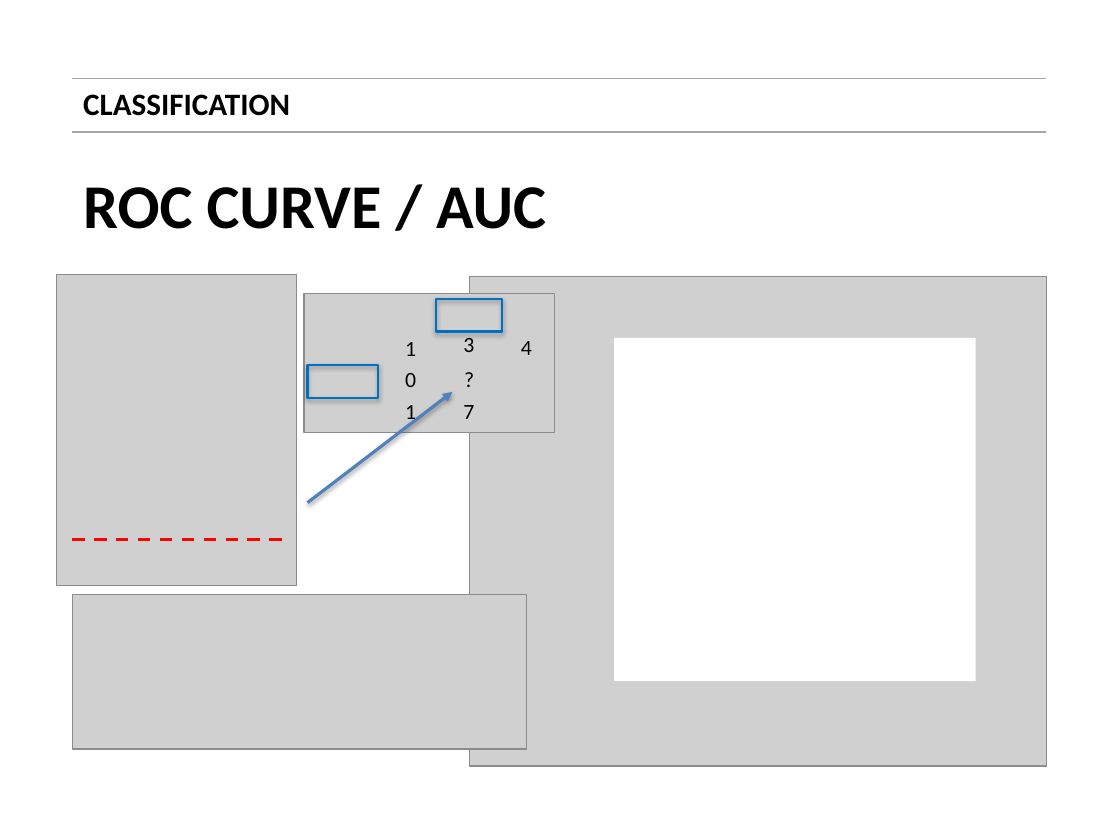
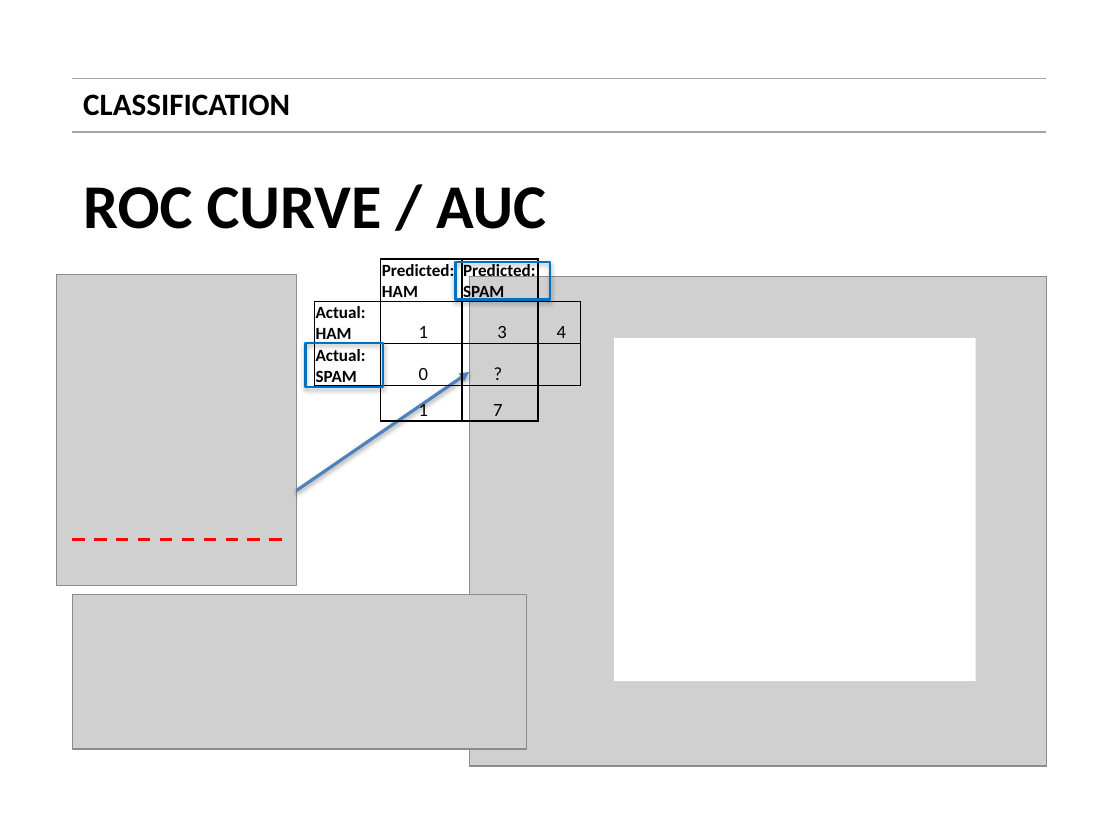
Before and after one commit to vim89/machine-learning-practice, a slide deck: slide 43 of day_3/slides/01_classification.pptx. Drawn at 1120x840 pixels with LibreOffice and Linux fonts; fonts in the diff are those of the drawing; grey boxes stand for pictures. Boxes give left, top, right and bottom in pixels: in the first picture for what was removed or moved away, otherwise in the second. Text is boxed around its words. In the diff, an @@ line names an element or a change of style, - is before the commit and + after.

```diff
--- a/day_3/slides/01_classification.pptx
+++ b/day_3/slides/01_classification.pptx
@@ table added at (x1=315, y1=259, x2=581, y2=425), 4 rows, 4 columns @@
+ | Predicted: HAM | Predicted: SPAM | 
+Actual: HAM | 1 | 3 | 4
+Actual: SPAM | 0 | ? | 
+ | 1 | 7 | 
@@ rectangle resized from (x1=436, y1=299, x2=502, y2=332) to (x1=456, y1=262, x2=550, y2=300) @@
@@ picture removed at (x1=304, y1=293, x2=553, y2=432) @@
@@ rectangle resized from (x1=308, y1=365, x2=379, y2=398) to (x1=306, y1=343, x2=383, y2=386) @@
@@ text removed at (x1=405, y1=342, x2=416, y2=356) @@
-1
@@ text removed at (x1=463, y1=338, x2=474, y2=352) @@
-3
@@ text removed at (x1=521, y1=341, x2=532, y2=355) @@
-4
@@ arrow moved from (308, 503) - (452, 392) to (297, 491) - (469, 372) @@
@@ text removed at (x1=405, y1=373, x2=416, y2=387) @@
-0
@@ text removed at (x1=454, y1=360, x2=486, y2=398) @@
-?
@@ text removed at (x1=405, y1=405, x2=416, y2=426) @@
-1
@@ text removed at (x1=463, y1=405, x2=474, y2=419) @@
-7
```
Also in this commit, not shown: 16 other slides changed.
